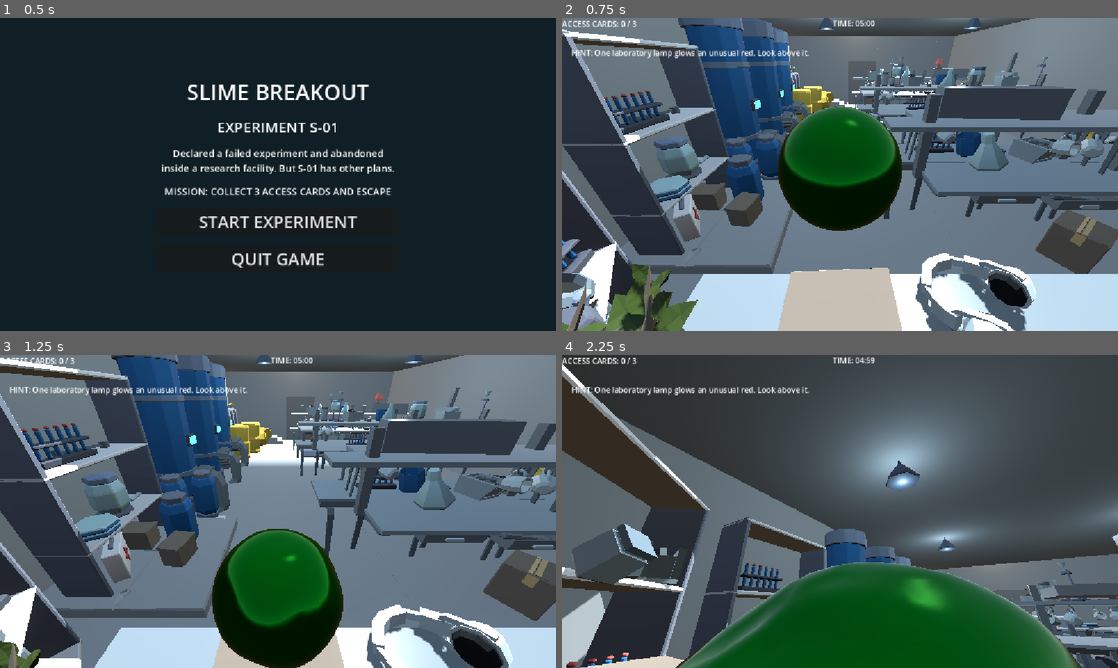
Above: before the commit, frames 1-4 (two rows, left to right).
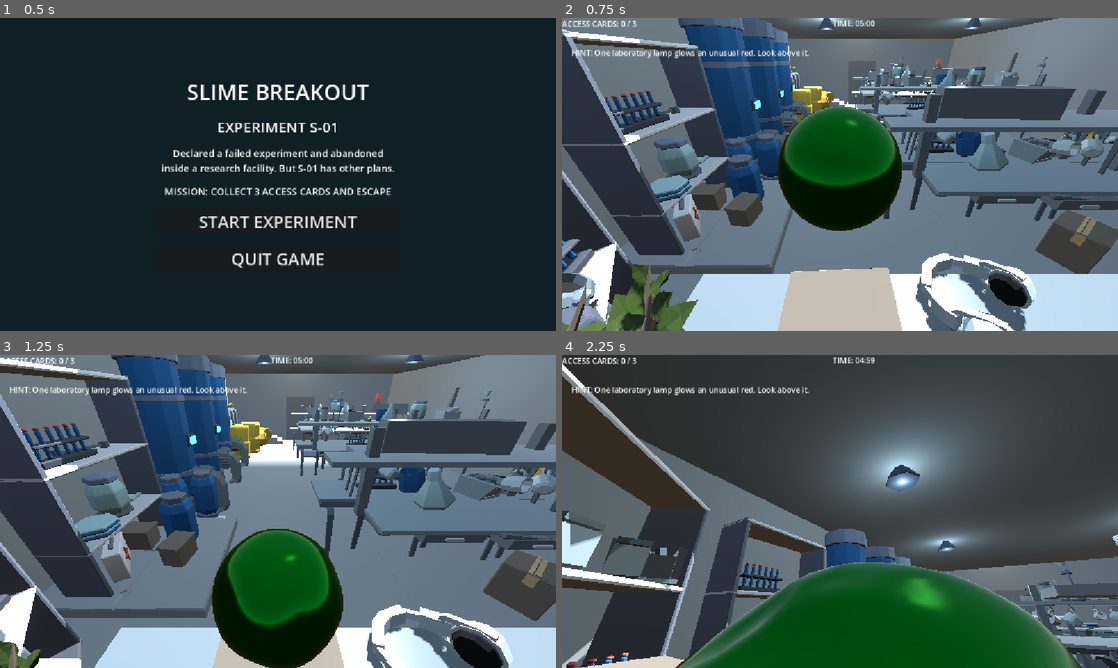
Above: after the commit, the same moments.

Repository: zaria002B/GOO
Game: Godot game, scene res://scenes/main_menu.tscn
The game is run twice, just before and just after one commit, with the same random seed, the same clock (stepped at 60 frames per second) and the same inputs.
Inputs (mouse positions are in pixels of both pictures, inside the frame that each line leads up to):
- Up to frame 1 (0.5 s): no input
- Up to frame 2 (0.75 s): click "START EXPERIMENT" at 0.5 s
- Up to frame 3 (1.25 s): no input
- Up to frame 4 (2.25 s): tap Enter (ui_accept) at 1.25 s; move the mouse to (867, 511) at 1.27 s; hold W (up) from 1.28 s (still down); tap E (stick) at 1.35 s; tap Space (jump) at 1.52 s; move the mouse to (812, 511) at 2.02 s; tap C (crouch) at 2.1 s

Frame 1 is identical in both runs. In frame 2, 0.7% of the frame differs, in the area x 40-90%, y 0-39%; in frame 3, 0.5%; in frame 4, 5.9%, in the area x 0-100%, y 19-100%.

Commit message:
prototype complete

Diff:
--- a/scenes/cieling.tscn
+++ b/scenes/cieling.tscn
@@ -2,14 +2,16 @@
 
 [ext_resource type="PackedScene" uid="uid://8qlibkf54rvg" path="res://assets/glb_prop/4floor.glb" id="1_1572i"]
 
-[sub_resource type="BoxShape3D" id="BoxShape3D_3clny"]
-size = Vector3(50.24398, 3.6851425, 47.222984)
+[sub_resource type="ConcavePolygonShape3D" id="ConcavePolygonShape3D_1572i"]
+data = PackedVector3Array(1.5799999, 0.23179999, -1.485, 1.5799999, 0, -1.485, 1.5799999, 0, 1.485, 1.5799999, 0.23179999, -1.485, 1.5799999, 0, 1.485, 1.5799999, 0.23179999, 1.485, -1.5799999, 0.23179999, -1.485, 1.5799999, 0.23179999, -1.485, 1.5799999, 0.23179999, 1.485, -1.5799999, 0.23179999, -1.485, 1.5799999, 0.23179999, 1.485, -1.5799999, 0.23179999, 1.485, -1.5799999, 0, -1.485, 1.5799999, 0, -1.485, 1.5799999, 0.23179999, -1.485, -1.5799999, 0, -1.485, 1.5799999, 0.23179999, -1.485, -1.5799999, 0.23179999, -1.485, 1.5799999, 0, 1.485, 1.5799999, 0, -1.485, -1.5799999, 0, -1.485, 1.5799999, 0, 1.485, -1.5799999, 0, -1.485, -1.5799999, 0, 1.485, -1.5799999, 0, 1.485, -1.5799999, 0, -1.485, -1.5799999, 0.23179999, -1.485, -1.5799999, 0, 1.485, -1.5799999, 0.23179999, -1.485, -1.5799999, 0.23179999, 1.485, 1.5799999, 0.23179999, 1.485, 1.5799999, 0, 1.485, -1.5799999, 0, 1.485, 1.5799999, 0.23179999, 1.485, -1.5799999, 0, 1.485, -1.5799999, 0.23179999, 1.485)
 
 [node name="cieling" type="StaticBody3D" unique_id=1652010102]
 
-[node name="CollisionShape3D" type="CollisionShape3D" parent="." unique_id=9918332]
-transform = Transform3D(10, 0, 0, 0, 10, 0, 0, 0, 10, 0, 1.8425729, 7.584691e-06)
-shape = SubResource("BoxShape3D_3clny")
+[node name="Visual" parent="." unique_id=1759373072 instance=ExtResource("1_1572i")]
+transform = Transform3D(160, 0, 0, 0, 160, 0, 0, 0, 160, 0, -15.929085, 0)
 
-[node name="Visual" parent="." unique_id=1759373072 instance=ExtResource("1_1572i")]
-transform = Transform3D(160, 0, 0, 0, 160, 0, 0, 0, 160, 0, -18.27208, 0)
+[node name="CollisionShape3D" type="CollisionShape3D" parent="." unique_id=1202524534]
+transform = Transform3D(160, 0, 0, 0, 160, 0, 0, 0, 160, 0, -15.929085, 0)
+shape = SubResource("ConcavePolygonShape3D_1572i")
+
+[editable path="Visual"]
--- a/scenes/level_1.tscn
+++ b/scenes/level_1.tscn
@@ -275,6 +275,7 @@
 
 [node name="big_coaton" parent="Office" unique_id=1999680229 instance=ExtResource("43_awarj")]
 transform = Transform3D(1, 0, 0, 0, 1, 0, 0, 0, 1, -18.442688, 7.8564606, 15.46056)
+mass = 20.0
 
 [node name="computer3" parent="Office" unique_id=1473334240 instance=ExtResource("10_x2xxo")]
 transform = Transform3D(-0.17848265, 0, -0.9839431, 0, 1, 0, 0.9839431, 0, -0.17848265, 13.47834, 12.604502, -20.793959)
@@ -479,19 +480,23 @@
 require_all_cards = true
 
 [node name="ceiling_lamp2" parent="Office" unique_id=1139582197 instance=ExtResource("35_5gq73")]
-transform = Transform3D(1, 0, 0, 0, 1, 0, 0, 0, 1, -6.2578964, 37.237595, -3.9498055)
+transform = Transform3D(1, 0, 0, 0, 1, 0, 0, 0, 1, -6.2578964, 35.407307, -3.9498055)
 
 [node name="ceiling_lamp2" parent="Office/ceiling_lamp2" unique_id=1559196981 instance=ExtResource("35_5gq73")]
-transform = Transform3D(1, 0, 0, 0, 1, 0, 0, 0, 1, -6.2578964, 0.3017807, 53.584743)
+transform = Transform3D(1, 0, 0, 0, 1, 0, 0, 0, 1, -6.2578964, -1.2599602, 53.584743)
 
 [node name="ceiling_lamp2" parent="Office/ceiling_lamp2/ceiling_lamp2" unique_id=1154378504 instance=ExtResource("35_5gq73")]
-transform = Transform3D(1, 0, 0, 0, 1, 0, 0, 0, 1, 97.802505, 1.2041168, -13.86483)
+transform = Transform3D(1, 0, 0, 0, 1, 0, 0, 0, 1, 97.802505, -2.91053, -13.86483)
 
 [node name="step" parent="Office" unique_id=95961707 instance=ExtResource("29_jscgt")]
 transform = Transform3D(1, 0, 0, 0, 1, 0, 0, 0, 1, 13.748302, 2.9230363, 72.8286)
 
 [node name="step2" parent="Office" unique_id=1544237758 instance=ExtResource("29_jscgt")]
 transform = Transform3D(1, 0, 0, 0, 1, 0, 0, 0, 1, 25.548141, 0.326087, 28.443506)
+
+[node name="AccessCard" parent="Office" unique_id=1400560310 instance=ExtResource("43_bamb7")]
+transform = Transform3D(1, 0, 0, 0, 1, 0, 0, 0, 1, -14.03541, 35.682384, 52.985817)
+card_id = 3
 
 [node name="HUD" type="CanvasLayer" parent="." unique_id=874987539]
 script = ExtResource("42_v0i6o")
@@ -906,7 +911,7 @@
 transform = Transform3D(1, 0, 0, 0, 1, 0, 0, 0, 1, 12.563601, 4.4472523, -142.5615)
 
 [node name="square_container4" parent="laboratory" unique_id=1885910410 instance=ExtResource("3_15mv3")]
-transform = Transform3D(0.71308506, 0, 0.7010775, 0, 1, 0, -0.7010775, 0, 0.71308506, -9.996971, 20.777637, -142.23201)
+transform = Transform3D(0.71308506, 0, 0.7010775, 0, 1, 0, -0.7010775, 0, 0.71308506, -11.411713, 20.777637, -142.23187)
 
 [node name="square_container5" parent="laboratory" unique_id=488777795 instance=ExtResource("3_15mv3")]
 transform = Transform3D(-0.2534334, 0, -0.9673528, 0, 1, 0, 0.9673528, 0, -0.2534334, -14.326015, 20.777637, -141.66936)
@@ -997,11 +1002,11 @@
 [node name="Lamp_1" parent="." unique_id=1105871231 instance=ExtResource("66_7dh7s")]
 transform = Transform3D(1, 0, 0, 0, 1, 0, 0, 0, 1, 70.760284, 24.784563, 103.85063)
 
-[node name="AccessCard" parent="." unique_id=1400560310 instance=ExtResource("43_bamb7")]
+[node name="AccessCard" parent="." unique_id=287442515 instance=ExtResource("43_bamb7")]
 transform = Transform3D(1, 0, 0, 0, 1, 0, 0, 0, 1, 70.75777, 29.481092, 103.85007)
 
 [node name="cieling" parent="." unique_id=1652010102 instance=ExtResource("67_gdkps")]
-transform = Transform3D(1, 0, 0, 0, 1, 0, 0, 0, 1, 2.3031616, 58.41777, 180.9264)
+transform = Transform3D(1, 0, 0, 0, 1, 0, 0, 0, 1, 2.3031616, 54.728256, 180.9264)
 
 [node name="4floor9" parent="." unique_id=602050948 instance=ExtResource("1_fcfvj")]
 transform = Transform3D(-4.371139e-08, 1, -4.371139e-08, 0, -4.371139e-08, -1, -1, -4.371139e-08, 1.9106855e-15, 94.09767, 51.922325, 37.349617)
@@ -1060,7 +1065,3 @@
 
 [node name="vent2" parent="." unique_id=456880656 instance=ExtResource("73_d61pb")]
 transform = Transform3D(1, 0, 0, 0, 1, 0, 0, 0, 1, -14.850404, 34.978096, 55.80211)
-
-[node name="AccessCard3" parent="." unique_id=362836946 instance=ExtResource("43_bamb7")]
-transform = Transform3D(1, 0, 0, 0, 1, 0, 0, 0, 1, 89.44637, 38.66015, 36.1478)
-card_id = 3
--- a/scenes/props/head_phones.tscn
+++ b/scenes/props/head_phones.tscn
@@ -6,6 +6,7 @@
 points = PackedVector3Array(0.72146493, 0.940307, -2.307702, 1.6134562, 0.911475, -1.8952252, 1.5410836, 0.25833464, -1 …(2158 unchanged characters)…
 
 [node name="head_phones" type="RigidBody3D" unique_id=1281079668]
+mass = 5.0
 
 [node name="Visual" parent="." unique_id=1588516271 instance=ExtResource("1_4qqst")]
 transform = Transform3D(15.9, 0, 0, 0, 15.9, 0, 0, 0, 15.9, 0, 0, 0)
--- a/scenes/props/sticky_notes.tscn
+++ b/scenes/props/sticky_notes.tscn
@@ -2,13 +2,7 @@
 
 [ext_resource type="PackedScene" uid="uid://cbgpgy5s8frsq" path="res://assets/glb_prop/sticky_notes.glb" id="1_ethem"]
 
-[sub_resource type="ConvexPolygonShape3D" id="ConvexPolygonShape3D_ethem"]
-points = PackedVector3Array(-0.14158835, 7.1078534e-07, 0.15815116, -0.3603568, 2.8432324, 0.15660828, -0.112240486, 0.00034471948, -2.569906, 0.36035872, 1.2411841, 2.500454, 0.09263008, 1.2659527, 3.9408624, -0.22335313, 2.7620466, 3.855996, -0.31104395, 3.5143936, -2.1316888, -0.33100897, 2.8439205, -2.571449, -0.21919082, 3.448, 0.6218287, -0.14299929, 3.288724, -3.9408784, 0.13002038, 1.4114684, -3.6824226, 0.044375457, 2.7372777, 2.415588, -0.034003053, 3.406375, -1.1997052)
+[node name="sticky_notes" type="Node3D" unique_id=2114938037]
 
-[node name="sticky_notes" type="StaticBody3D" unique_id=813654879]
-
-[node name="Visual" type="Node3D" parent="." unique_id=1176189363 instance=ExtResource("1_ethem")]
+[node name="Visual" parent="." unique_id=1176189363 instance=ExtResource("1_ethem")]
 transform = Transform3D(15.9, 0, 0, 0, 15.9, 0, 0, 0, 15.9, 0, 0, 0)
-
-[node name="CollisionShape3D" type="CollisionShape3D" parent="." unique_id=962786542]
-shape = SubResource("ConvexPolygonShape3D_ethem")
